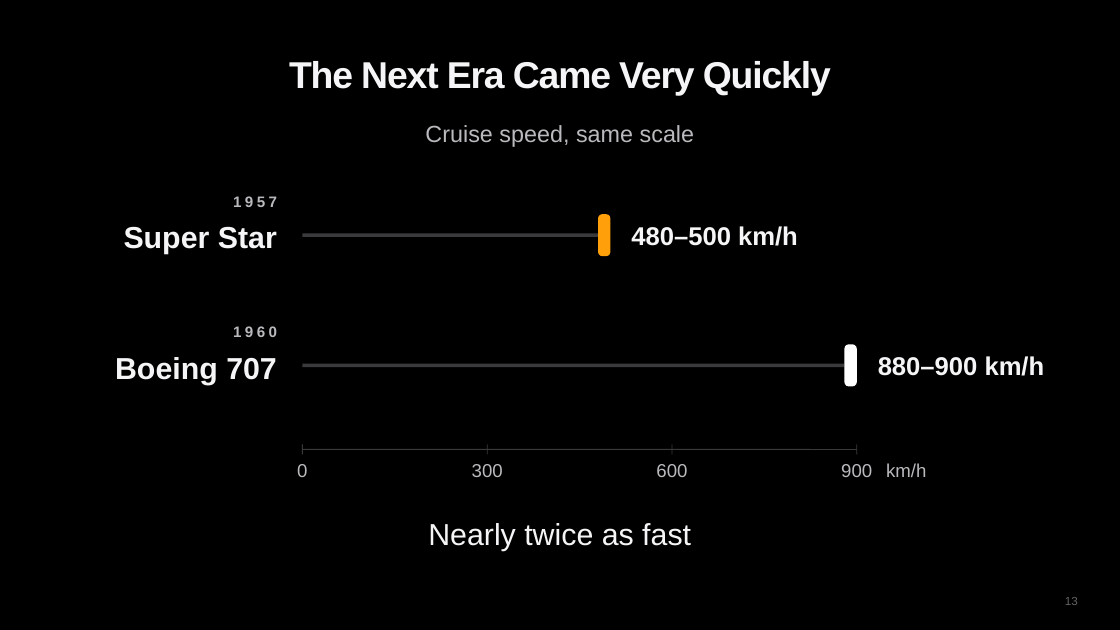
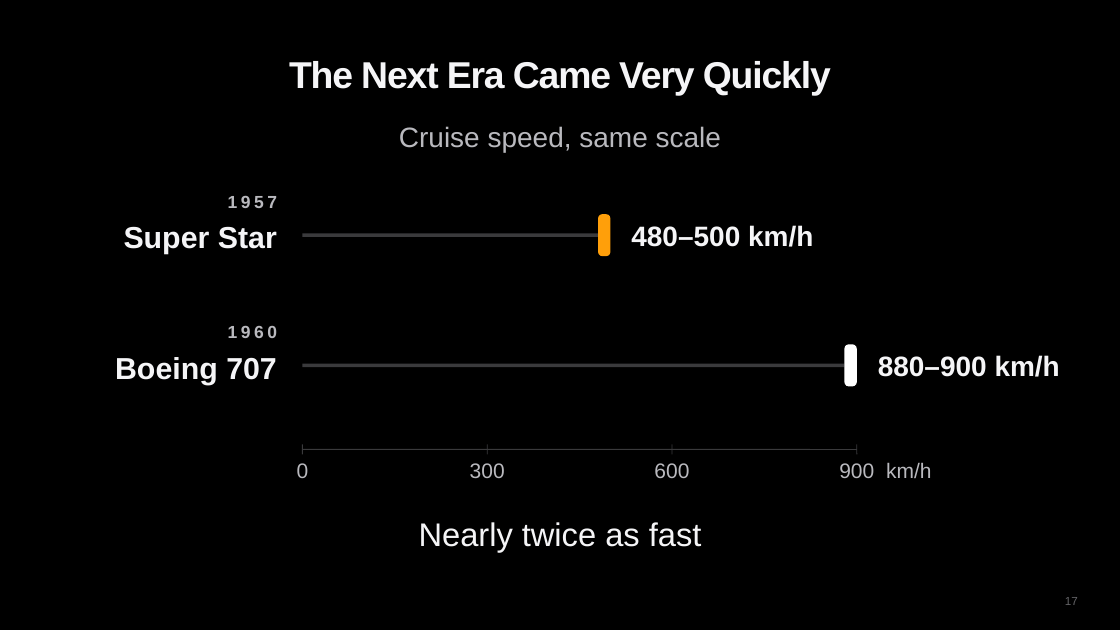
Before and after one commit to diuneilomochaufahai/claude, a slide deck: slide 17 of Constellation_Visual_Pitch_EN.pptx (slide 13 before the commit). Drawn at 1120x630 pixels with LibreOffice and Linux fonts; fonts in the diff are those of the drawing. Boxes give left, top, right and bottom in pixels: in the first picture for what was removed or moved away, otherwise in the second. Text is boxed around its words. In the diff, an @@ line names an element or a change of style, - is before the commit and + after.

```diff
--- a/Constellation_Visual_Pitch_EN.pptx
+++ b/Constellation_Visual_Pitch_EN.pptx
@@ text "Cruise speed, same scale" at (399, 126, 721, 152): size 20 to 24 pt @@
@@ text "1957" at (228, 196, 277, 208): size 13 to 15 pt @@
@@ text "480–500 km/h" at (631, 225, 813, 247): size 22 to 24 pt @@
@@ text "1960" at (228, 326, 277, 338): size 13 to 15 pt @@
@@ text "880–900 km/h" at (878, 355, 1060, 377): size 22 to 24 pt @@
@@ size 16 to 18 pt in 4 elements at (470, 463, 505, 478), (654, 463, 689, 478), (839, 463, 874, 478), (886, 462, 931, 478) @@
@@ text "Nearly twice as fast" at (419, 522, 702, 552): size 26 to 28 pt @@
@@ page number at (1065, 597, 1078, 605): text changed @@
-13
+17
```
Also in this commit, not shown: 15 other slides changed, 5 slides added, 2 slides removed, 1 other file.
